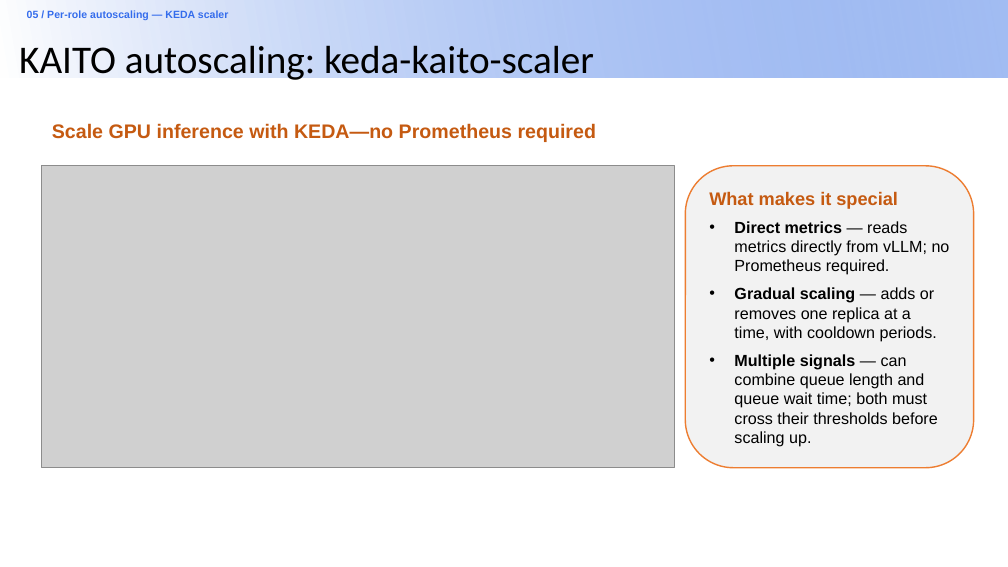
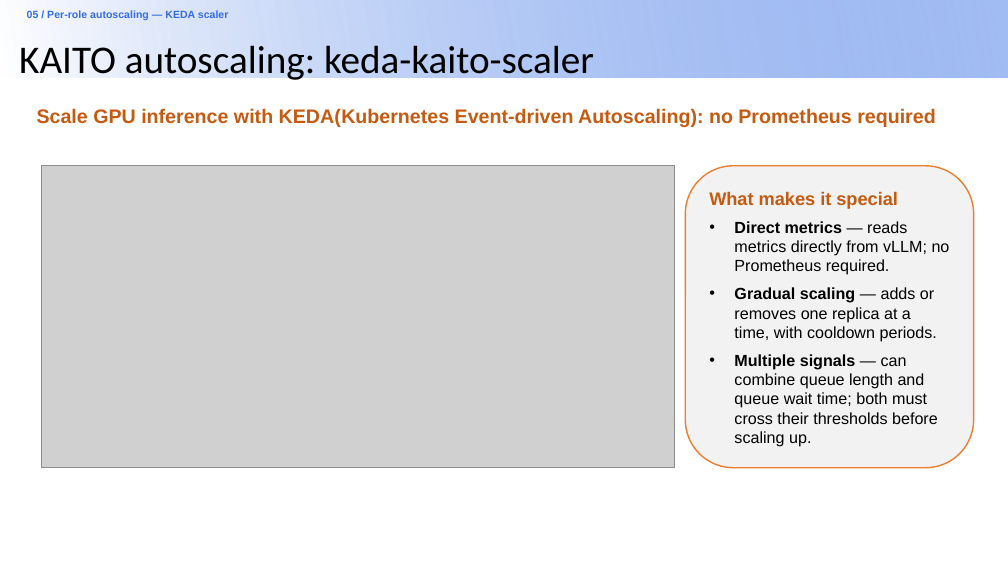
Before and after one commit to andyzhangx/demo, a slide deck: slide 24 of llm/pd-disaggregation/kubecon-na-2026-pd-disaggregation-kaito-llmd.pptx. Drawn at 1008x567 pixels with LibreOffice and Linux fonts; fonts in the diff are those of the drawing; grey boxes stand for pictures; background and template pictures are left out. Boxes give left, top, right and bottom in pixels: in the first picture for what was removed or moved away, otherwise in the second. Text is boxed around its words. In the diff, an @@ line names an element or a change of style, - is before the commit and + after.

```diff
--- a/llm/pd-disaggregation/kubecon-na-2026-pd-disaggregation-kaito-llmd.pptx
+++ b/llm/pd-disaggregation/kubecon-na-2026-pd-disaggregation-kaito-llmd.pptx
@@ text at [37,108,935,127]: text changed @@
-Scale GPU inference with KEDA—no Prometheus required
+Scale GPU inference with KEDA(Kubernetes Event-driven Autoscaling): no Prometheus required
```
